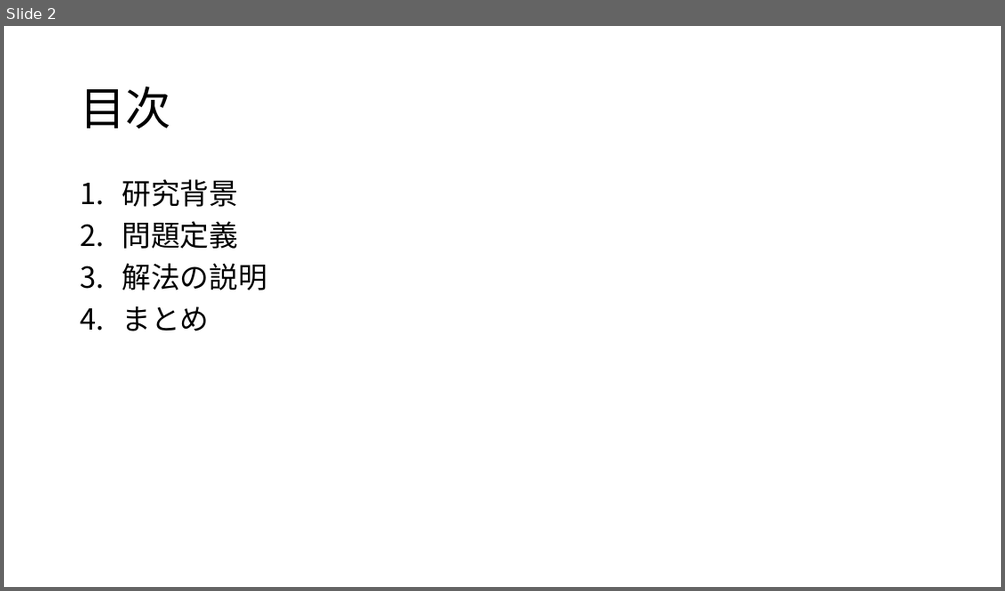
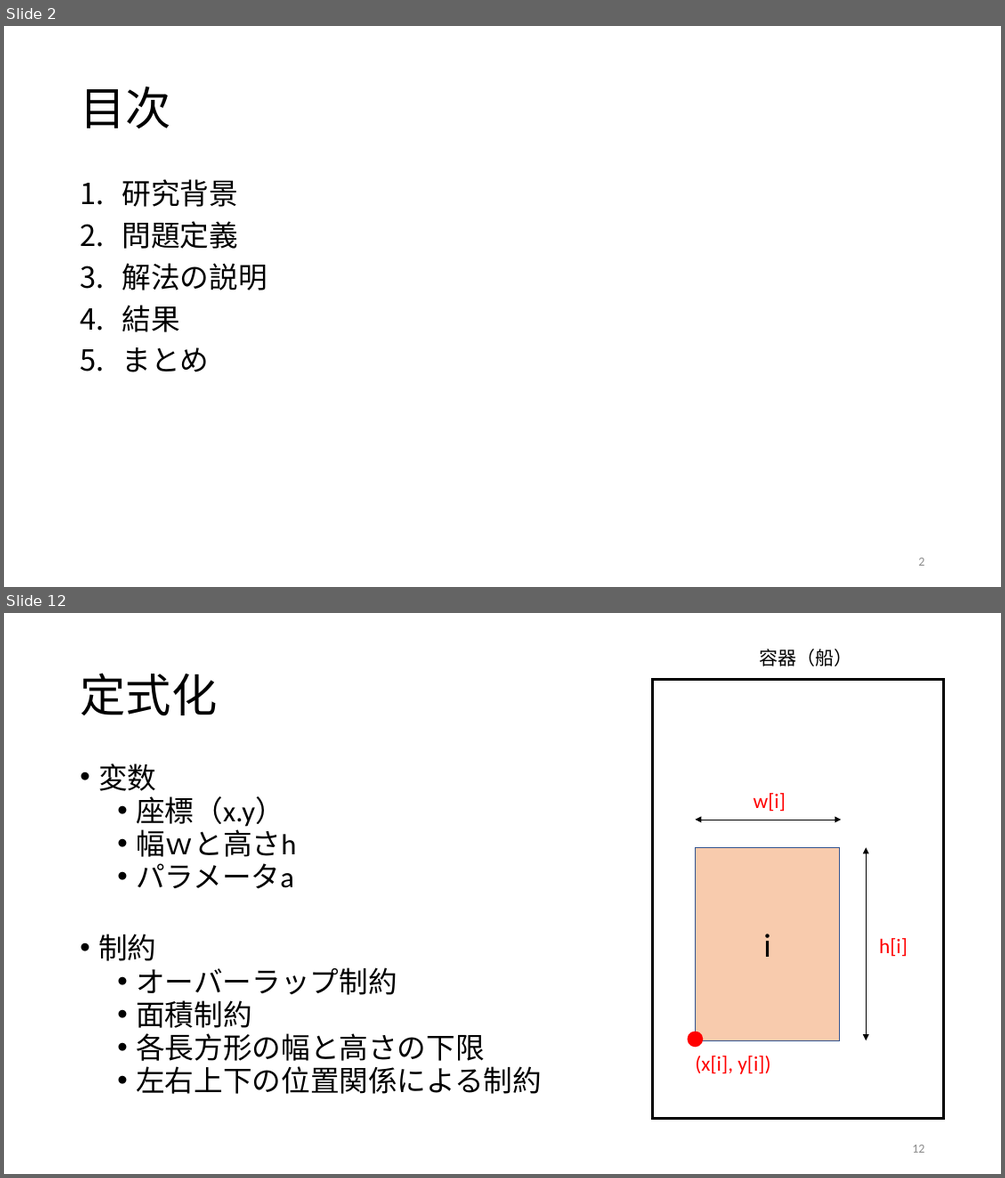
Before and after one commit to r-kurosu/kline, a slide deck: 卒論発表スライド.pptx. Shown one above the other, each under a label of ours: slide 2 before the commit, slides 2 and 12 after it; the slides between them are not shown. The pictures are 1005x591 and 1005x1178 pixels, drawn with LibreOffice and Linux fonts; fonts in the diff are those of the drawing. Boxes give left, top, right and bottom in pixels: in the first picture for what was removed or moved away, otherwise in the second. Text is boxed around its words. In the diff, an @@ line names an element or a change of style, - is before the commit and + after.

```diff
--- a/卒論発表スライド.pptx
+++ b/卒論発表スライド.pptx
@@ slide 12 added at box(4, 613, 1001, 1174), background #FFFFFF @@
@@ text added at box(759, 649, 852, 666), 18 pt, text #000000 @@
+容器（船）
@@ title added at box(80, 673, 217, 716), 44 pt, text #000000 @@
+定式化
@@ rectangle added at box(653, 680, 944, 1119), outline #000000 3 pt @@
@@ text added at box(98, 763, 542, 1094), 28 pt, text #000000 @@
+• 変数
+  • 座標（x.y）
+  • 幅ｗと高さh
+  • パラメータa
+• 制約
+  • オーバーラップ制約
+  • 面積制約
+  • 各長方形の幅と高さの下限
+  • 左右上下の位置関係による制約
@@ text added at box(753, 793, 785, 811), 20 pt, text #FF0000 @@
+w[i]
@@ double arrow added from (695, 819) to (841, 819), #000000 0.5 pt @@
@@ rectangle added at box(695, 848, 840, 1041), fill #F8CBAD, outline #325491 1 pt, 32 pt, text #000000 @@
+i
@@ double arrow added from (866, 848) to (866, 1041), #000000 0.5 pt @@
@@ text added at box(879, 938, 907, 957), 20 pt, text #FF0000 @@
+h[i]
@@ ellipse added at box(688, 1032, 703, 1046), fill #FF0000, outline #FF0000 1 pt @@
@@ text added at box(695, 1055, 770, 1074), 20 pt, text #FF0000 @@
+(x[i], y[i])
@@ page number added at box(912, 1144, 924, 1152), 12 pt, text #8C8C8C @@
+12
@@ slide 2 changed as well @@
@@ text at box(122, 305, 180, 332): paragraph added @@
+4. 結果
@@ page number added at box(918, 557, 924, 565), 12 pt, text #8C8C8C @@
+2
```
Also in this commit, not shown: 1 other slide changed, 23 other slides added, 36 other files.
